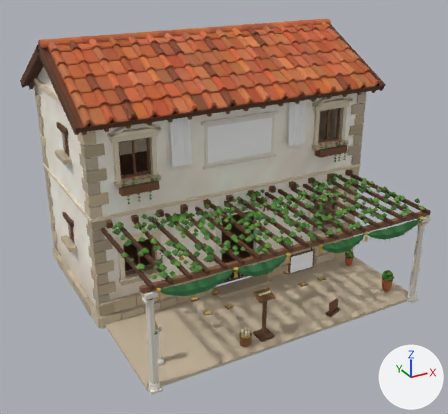
The glTF model godot/assets/kit/houses/civ_school.glb: old version first, new version second.
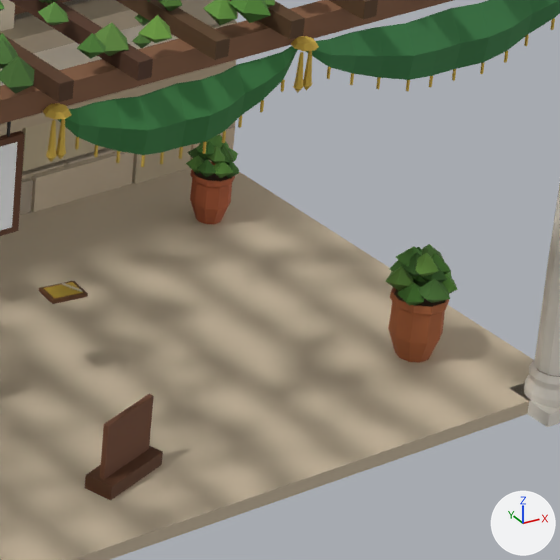
Each version is shown whole from a 50 mm camera at (-6.15, -12.25, 7.29) aimed at (-0.16, -1.36, 1.85), then close up on the part from 69% to 92% of the width and 54% to 79% of the height. Every picture has the same lights, and +X, +Y and +Z are marked at lower right. The older version's two pictures come first. Vertices at exactly the same position are counted once.

The older version as bpy lines, for what is in view:
```python
me_house = bpy.data.meshes.new('House')
me_house.from_pydata(...)  # 16945 vertices, 24057 faces; spans x -3.45..3.46, y -4.2..2.16, z -0.02..5.46
# faces by material slot: [18931, 2200, 384, 2, 2, 1944, 274, 320]
me_house.materials.append(mat_civkit)
me_house.materials.append(mat_civwood)
me_house.materials.append(mat_civcloth)
me_house.materials.append(mat_civsign)
me_house.materials.append(mat_civfresco)
me_house.materials.append(mat_civmarble)
me_house.materials.append(mat_civstone)
me_house.materials.append(mat_civbanner)
me_walls = bpy.data.meshes.new('Walls')
me_walls.from_pydata(...)  # 1488 vertices, 2562 faces; spans x -3.21..3.21, y -1.76..1.76, z 0.24..5.33
me_walls.materials.append(mat_civplaster)
ob_house = bpy.data.objects.new('House', me_house)
ob_house.location = (0.0, 0.0, 0.0)
ob_walls = bpy.data.objects.new('Walls', me_walls)
ob_walls.location = (0.0, 0.0, 0.0)
```
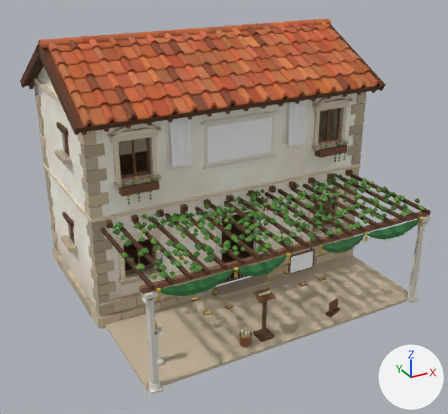
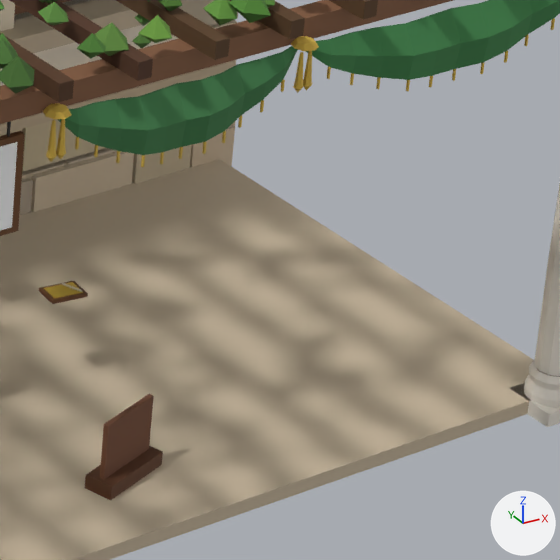
Pixel boxes (x1, y1, x2, y2) of what changed, in the close-ups (560 x 560 px):
```json
{"part": 1, "of": "me_house", "change": "deleted", "before": [186, 134, 458, 363]}
{"part": 2, "of": "me_house", "change": "surface changed", "before": [161, 168, 492, 377], "after": [161, 159, 492, 377]}
```

Scene script edits in JSON lines:
```json
{"block": "me_house", "where": "# used by ob_house; location = (0.0, 0.0, 0.0)"}
{"op": "remove", "block": "me_house", "code": "me_house.from_pydata(...)  # 16945 vertices, 24057 faces; spans x -3.45..3.46, y -4.2..2.16, z -0.02..5.46"}
{"op": "add", "block": "me_house", "code": "me_house.from_pydata(...)  # 16609 vertices, 23529 faces; spans x -3.45..3.46, y -4.2..2.16, z -0.02..5.46"}
{"block": "me_house", "change": "me_house part 1: 32 loose pieces with 336 vertices, spanning x 2.61..2.9, y -3.7..-2.13, z 0.06..0.56, are deleted"}
{"block": "me_house", "change": "me_house part 2: 3814 kept faces spanning x -3.3..3.42, y -4.2..2.03, z 0.0..4.42 get new texture (UV) coordinates"}
{"block": "me_house", "change": "other edits to the shape of me_house do not show in these pictures"}
```
